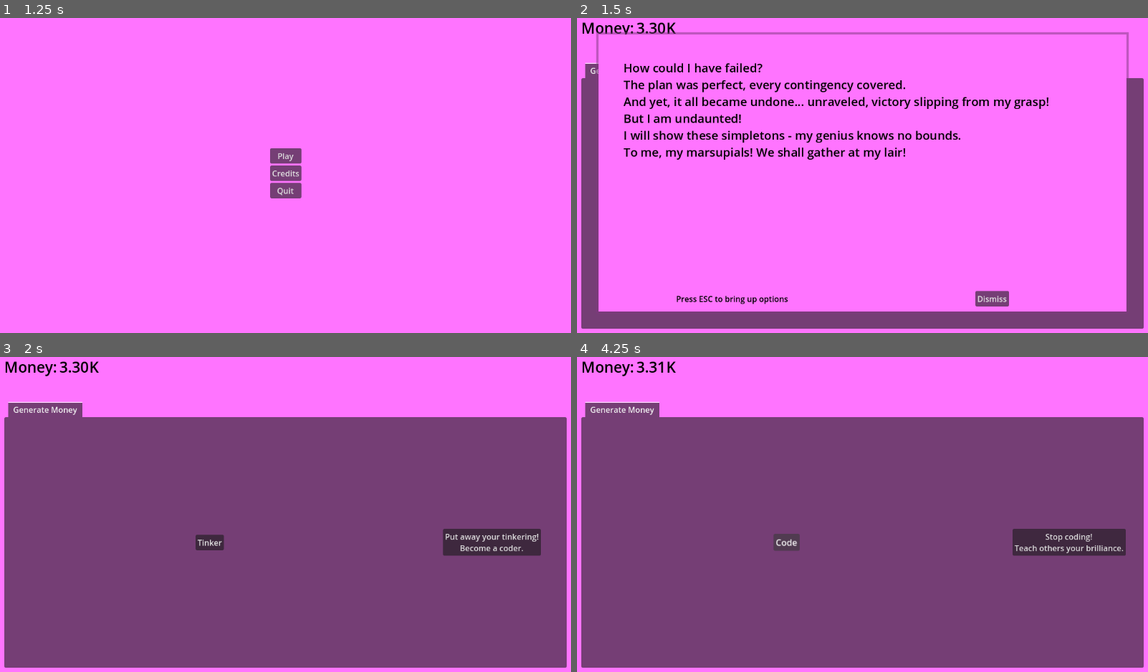
Above: before the commit, frames 1-4 (two rows, left to right).
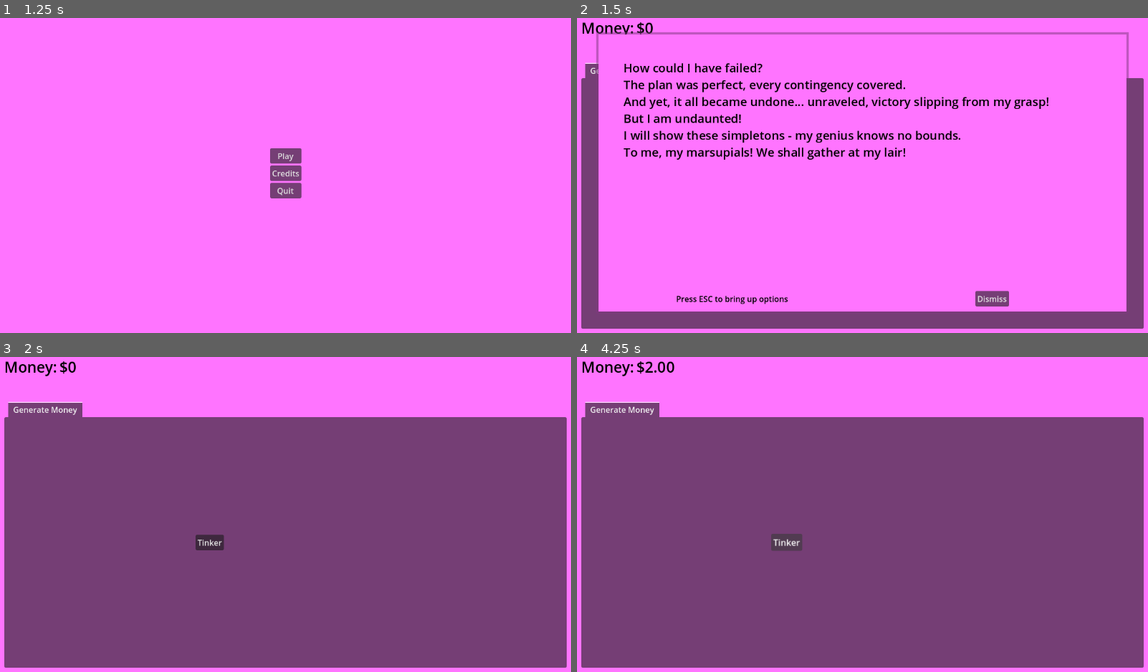
Above: after the commit, the same moments.

Repository: Habidakus/mad-idle-scientist
Game: Godot game, scene res://Scenes/main.tscn
Two runs of this game, one before a commit and one after it. Both use one fixed random seed, a clock stepped at 60 frames per second and the inputs below.
Inputs (mouse positions are in pixels of both pictures, inside the frame that each line leads up to):
- Up to frame 1 (1.25 s): tap Enter at 0.5 s; move the mouse to (411, 156) at 0.52 s; click (411, 156) at 0.67 s
- Up to frame 2 (1.5 s): click "Play" at 1.25 s
- Up to frame 3 (2 s): no input
- Up to frame 4 (4.25 s): click "Tinker" at 2 s; click (1068, 542) at 2.75 s, where only the run before the commit has a clickable "Put away your tinkering! Beco…"; click "Code" (after the commit: "Tinker") at 3.5 s

Frame 1 is identical in both runs. In frame 2, 0.1% of the frame differs, in the area x 10-18%, y 1-6%; in frame 3, 1.6%; in frame 4, 1.9%, in the area x 10-97%, y 1-64%.

Commit message:
Switched game to web based, play rants at appropriate times

Diff:
--- a/Scripts/StateMachine/StateMachineState_Game.gd
+++ b/Scripts/StateMachine/StateMachineState_Game.gd
@@ -67,33 +67,41 @@
 var augment_button_stage : int = 0
 var augment_button_unlock_fraction : float = 0
 var augment_button_stages = {
+	# augment_button_stage: [increase per click, increase per second, fraction needed before percent appears, button text]
 	0: [50, 0, 1.5, "Odds Fish, I could train oppossums to do this!"],
 	1: [100, 250, 0.4, "I need more oppossums!"],
 	2: [200, 500, 0.3, "Onward, my marsupials!"],
 	3: [400, 1000, 0.2, "Type with your tails if need be!"],
 }
 
+var rant_next_rant_start : float = 0;
 var rant_index : int = 0
 var rants : Array = [
 	[
-		load("res://Sound/rant1.wav"), false,
-		"How could I have failed?\nThe plan was perfect, every contingency covered.\nAnd yet, it all became undone... unraveled, victory slipping from my grasp!\nBut I am undaunted!\nI will show these simpletons - my genius knows no bounds.\nTo me, my marsupials! We shall gather at my lair!"
+		load("res://Sound/rant1.wav"),
+		false,
+		"How could I have failed?\nThe plan was perfect, every contingency covered.\nAnd yet, it all became undone... unraveled, victory slipping from my grasp!\nBut I am undaunted!\nI will show these simpletons - my genius knows no bounds.\nTo me, my marsupials! We shall gather at my lair!",
+		rant_1_can_start
 	],
 	[
 		load("res://Sound/rant2.wav"), false,
-		"Damn those fools, and damn me for trusting them!\nTo be brought so low, to start over again from nothing?!\nHow can I abide this indignity!"
+		"Damn those fools, and damn me for trusting them!\nTo be brought so low, to start over again from nothing?!\nHow can I abide this indignity!",
+		rant_2_can_start
 	],
 	[
 		load("res://Sound/rant3.wav"), true,
-		"Boneheaded dullards!\nThey stood in the way of my genius.\nTo think they overruled my ideas of [i]Metatherian[/i]* domination!\nGiant super laser...\nThey wanted me to build a giant super laser?!\nPah!\nIn what world would nations bow in fear to a Giant Super Laser.\nThe idiots!"
+		"Boneheaded dullards!\nThey stood in the way of my genius.\nTo think they overruled my ideas of [i]Metatherian[/i]* domination!\nGiant super laser...\nThey wanted me to build a giant super laser?!\nPah!\nIn what world would nations bow in fear to a Giant Super Laser.\nThe idiots!",
+		rant_3_can_start
 	],
 	[
 		load("res://Sound/rant4.wav"), false,
-		"Imbecilic cretins!\nThey could not appreciate my brilliance!\nHad they but given me the funds I needed to complete the project the [b]WORLD WOULD BE MINE![/b]\nI was shackled by their incompetence - my only failure was not seeing that they were an albatros around my neck.\nYes!\nYes!\nA lead albatros, or rather an iridium albatros, dragging me down to their level."
+		"Imbecilic cretins!\nThey could not appreciate my brilliance!\nHad they but given me the funds I needed to complete the project the [i]world would be mine![/i]\nI was shackled by [i]their[/i] incompetence - my only failure was not seeing that they were an albatros around my neck.\nYes!\nYes!\nA lead albatros, or rather an iridium albatros, dragging me down to their level.",
+		rant_4_can_start
 	],
 	[
 		load("res://Sound/rant5.wav"), false,
-		"Did I vaporize a henchman or two?\nYes, I will admit, I w …(357 unchanged characters)… row the world when they're feeling low."
+		"Did I vaporize a henchman or two?\nYes, I will admit, I w …(357 unchanged characters)… row the world when they're feeling low.",
+		rant_5_can_start
 	],
 ]
 
@@ -243,7 +251,7 @@
 	# Other
 	#-------
 
-	money = 3300
+	money = 0
 
 	var it : Image = highlight_tab_texture.get_image();
 	var imt : ImageTexture = ImageTexture.create_from_image(it)
@@ -363,12 +371,46 @@
 			augment_remainder -= floor(augment_remainder)
 	process_workshops(delta)
 
-	if rant_index == 0:
+	if can_rant():
 		start_rant()
 
+func can_rant() -> bool:
+	if rant_index >= rants.size():
+		return false
+
+	if Time.get_unix_time_from_system() < rant_next_rant_start:
+		return false
+
+	var functor : Callable = rants[rant_index][3]
+	if functor == null:
+		return true;
+
+	var retVal : bool = functor.call()
+	return retVal
+
+func rant_1_can_start() -> bool:
+	# This rant starts at the very begining of the game
+	return true
+
+func rant_2_can_start() -> bool:
+	# This rant applies to low resources, so should start as soon as possible
+	return true
+
+func rant_3_can_start() -> bool:
+	# This rant is marsupial focused, and should be run when marsupials are maxed out
+	return augment_button_stage >= augment_button_stages.size()
+
+func rant_4_can_start() -> bool:
+	# This rant should be run whenever
+	return true
+
+func rant_5_can_start() -> bool:
+	# This rant is minion focused, and should be done when it cost a million to buy our next minion
+	return cost_to_hire_next_minion > 1000000
+
 func start_rant() -> void:
-	if rant_index >= rants.size():
-		return
+
+	rant_next_rant_start = Time.get_unix_time_from_system() + 120.0
 
 	rant_pop_up.show()
 	rant_text.text = rants[rant_index][2]
@@ -385,9 +427,6 @@
 		rant_footnote.hide();
 	if rant_pop_up.visible:
 		rant_pop_up.hide()
-
-	await get_tree().create_timer(5.0).timeout
-	start_rant()
 
 func on_rant_dismissed() -> void:
 	if rant_footnote.visible:
--- a/project.godot
+++ b/project.godot
@@ -18,3 +18,8 @@
 [dotnet]
 
 project/assembly_name="MadScientistClicker"
+
+[rendering]
+
+renderer/rendering_method="gl_compatibility"
+renderer/rendering_method.mobile="gl_compatibility"
Not shown, changed: daily_work_diary.txt
Not shown, added: export_presets.cfg
